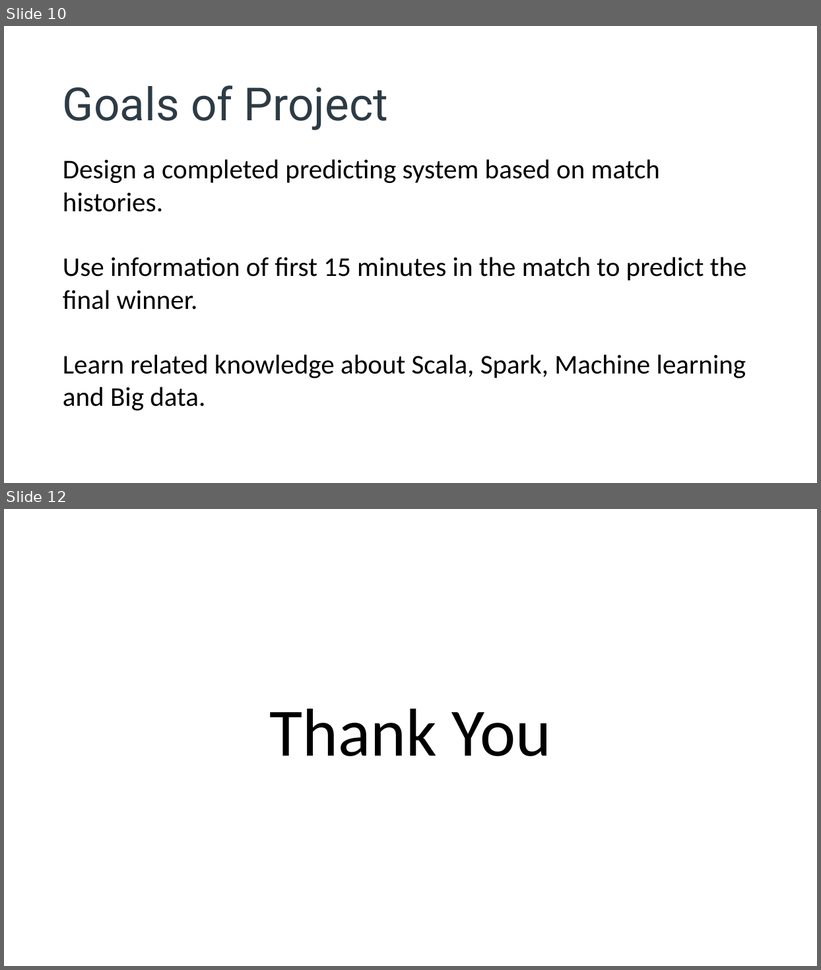
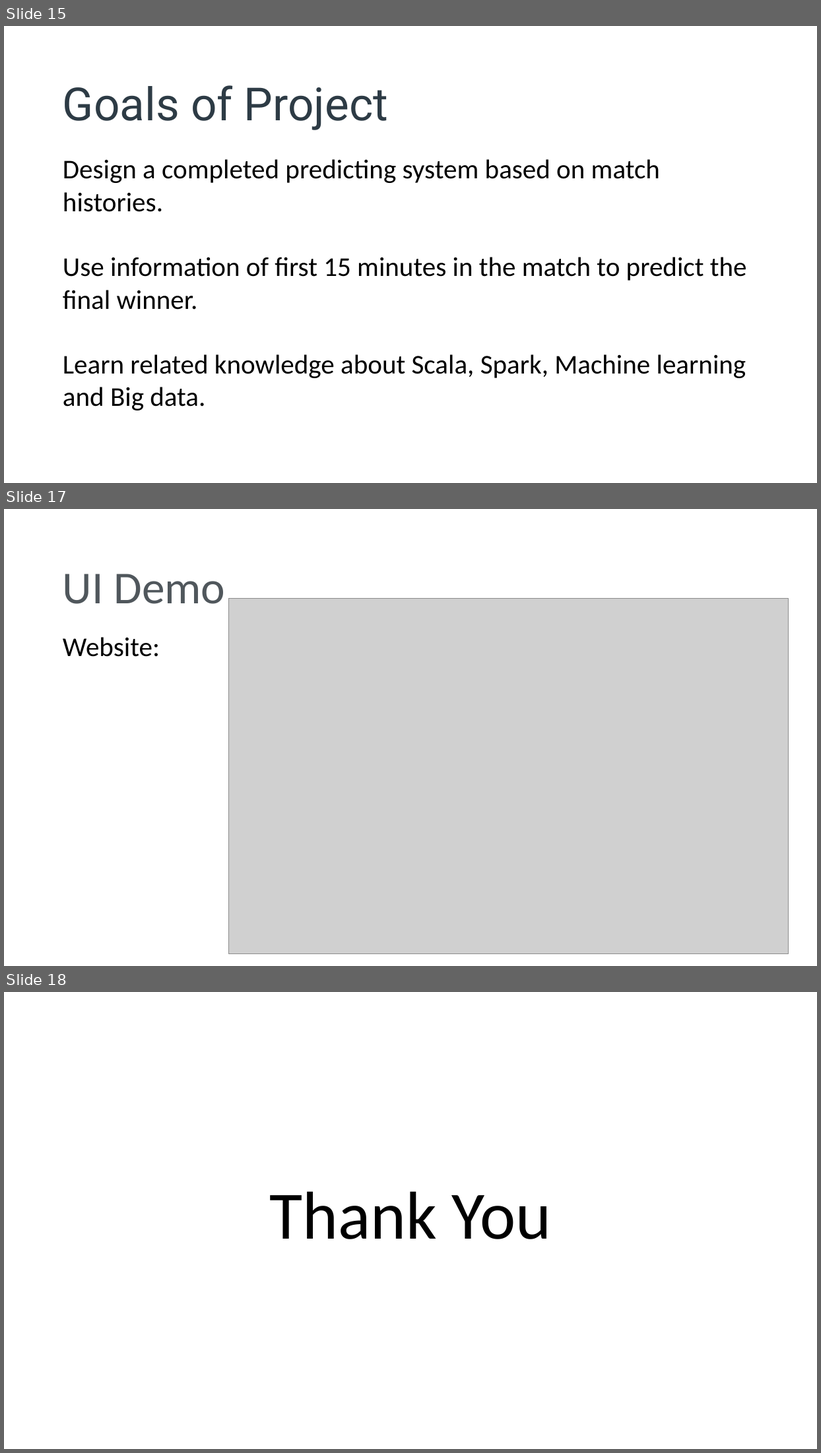
Before and after one commit to yougugugu/CSYE7200_Final_Project_Team7, a slide deck: Predicting Winner of LOL Match(final).pptx. Shown one above the other, each under a label of ours: slides 10 and 12 before the commit, slides 15, 17 and 18 after it; the slides between them are not shown. The pictures are 821x970 and 821x1453 pixels, drawn with LibreOffice and Linux fonts; fonts in the diff are those of the drawing; grey boxes stand for pictures. Boxes give left, top, right and bottom in pixels: in the first picture for what was removed or moved away, otherwise in the second. Text is boxed around its words. In the diff, an @@ line names an element or a change of style, - is before the commit and + after.

```diff
--- a/Predicting Winner of LOL Match(final).pptx
+++ b/Predicting Winner of LOL Match(final).pptx
@@ slide 17 added at box(4, 509, 817, 966), background #FFFFFF @@
@@ text added at box(63, 574, 225, 604), 54 pt, text #50575C @@
+UI Demo
@@ picture added at box(228, 599, 789, 955) @@
@@ text added at box(63, 637, 160, 657), 32 pt, text #000000 @@
+Website:
@@ what was slide 10 is now slide 15 @@
@@ what was slide 12 is now slide 18 @@
```
Also in this commit, not shown: 5 slides changed, 6 other slides added, 1 slide removed, 3 other files.
